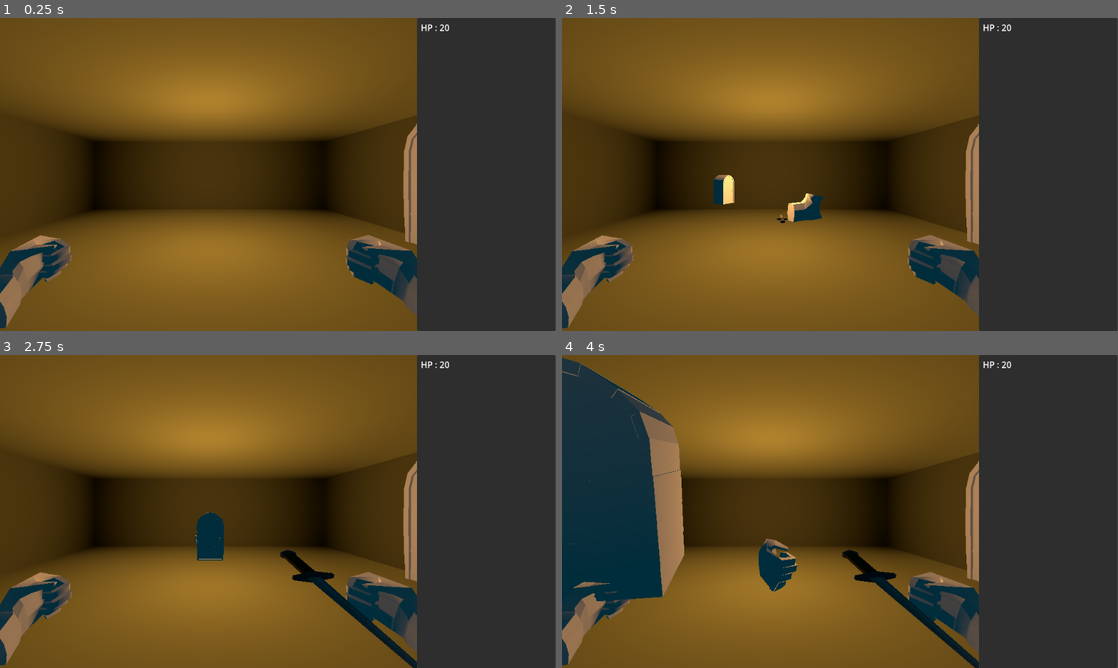
Above: before the commit, frames 1-4 (two rows, left to right).
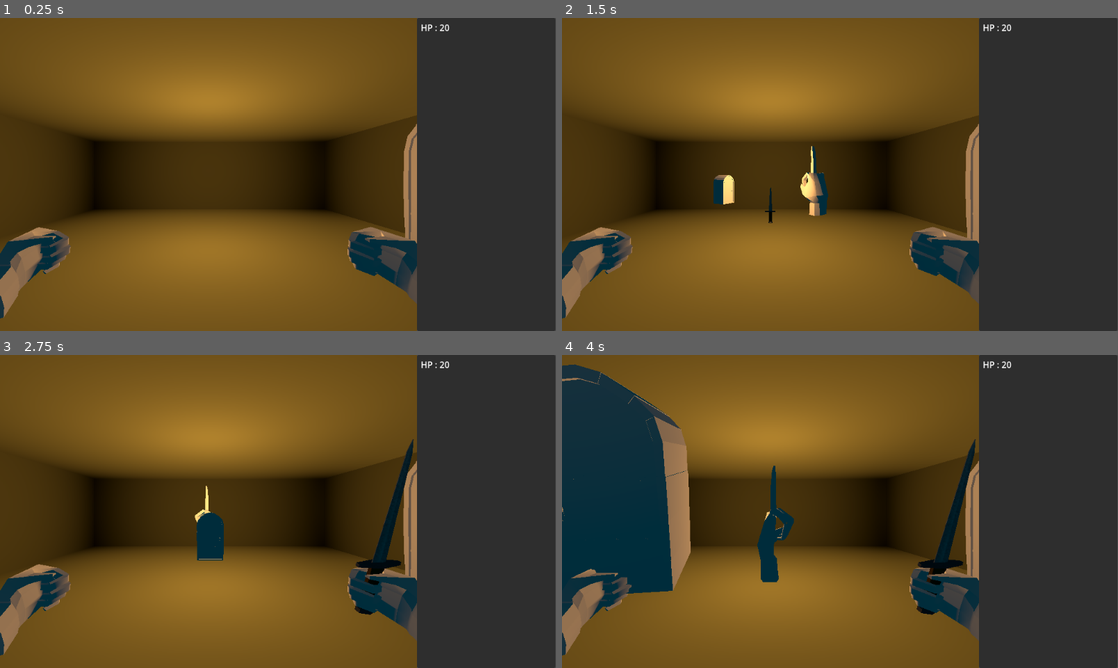
Above: after the commit, the same moments.

Repository: KoolDouds/GGJ-2025
Game: Godot game, scene res://game.tscn
Same seed, same stepped clock (60 frames per second), same inputs: the game is played once before the commit and once after it. The engine's default icon, where the game draws it, is replaced by a stand-in: a white triangle on a blue panel in a dark square.
Inputs:
- Up to frame 1 (0.25 s): no input
- Up to frame 2 (1.5 s): tap Enter at 0.5 s; hold Right (right) 0.53-1.28 s; tap Keypad 5 (center) at 0.6, 1.35 s; tap Space at 1.25 s; hold Down (back) from 1.28 s (still down)
- Up to frame 3 (2.75 s): tap Enter at 2 s; release Down (back) at 2.03 s; hold Right (right) from 2.03 s (still down); tap Keypad 5 (center) at 2.1 s
- Up to frame 4 (4 s): tap Space at 2.75 s; release Right (right) at 2.78 s; hold Up (forward) 2.78-3.53 s; tap Keypad 5 (center) at 2.85, 3.6 s; tap Enter at 3.5 s; hold Left (left) from 3.53 s (still down)

The runs differ from the first frame. In frame 1, 3.0% of the frame differs, in the area x 0-75%, y 66-100%; in frame 2, 3.9%; in frame 3, 4.8%; in frame 4, 8.0%, in the area x 0-75%, y 0-100%.

Commit message:
Dague dans la main

Diff:
--- a/Hands/hand.tscn
+++ b/Hands/hand.tscn
@@ -15,10 +15,10 @@
 hand = NodePath("../..")
 
 [node name="main_droite" parent="Visual/FlipLeftRight" instance=ExtResource("3_gqn44")]
-transform = Transform3D(0.5, 0, 0, 0, 0.5, 0, 0, 0, 0.5, 0, 0, 0)
+transform = Transform3D(0.5, 0, 0, 0, 0.5, 0, 0, 0, 0.5, 0, 0.0564318, 0)
 
 [node name="Node3D" type="Node3D" parent="Visual/FlipLeftRight/main_droite"]
-transform = Transform3D(4, 0, 0, 0, 4, 0, 0, 0, 4, 0, 0, 0)
+transform = Transform3D(4, 0, 0, 0, 4, 0, 0, 0, 4, 0.125923, -0.127074, -0.0787266)
 
 [node name="Weapon_parent" type="Node3D" parent="Visual/FlipLeftRight/main_droite/Node3D" node_paths=PackedStringArray("hand")]
 script = ExtResource("5_iyn6o")
--- a/default3.tres
+++ b/default3.tres
@@ -1,7 +1,7 @@
 [gd_resource type="Resource" script_class="Weapon" load_steps=4 format=3 uid="uid://cmrud1nbg70jf"]
 
 [ext_resource type="Script" path="res://DungeonCrawling/ItemFunction.gd" id="1_nvvma"]
-[ext_resource type="PackedScene" uid="uid://gre8hxj1vc0d" path="res://Hands/main_droite.tscn" id="2_uu4l6"]
+[ext_resource type="PackedScene" uid="uid://ff3w6s5ps27x" path="res://main_objet.tscn" id="2_8p66k"]
 [ext_resource type="Script" path="res://Script/weapon.gd" id="3_doa4l"]
 
 [resource]
@@ -10,4 +10,4 @@
 post_time = 0.5
 dmg = 1
 functions = Array[ExtResource("1_nvvma")]([])
-gfx = ExtResource("2_uu4l6")
+gfx = ExtResource("2_8p66k")
--- a/enemy_proto.tscn
+++ b/enemy_proto.tscn
@@ -1,8 +1,7 @@
-[gd_scene load_steps=12 format=3 uid="uid://bgegxif48dnon"]
+[gd_scene load_steps=11 format=3 uid="uid://bgegxif48dnon"]
 
 [ext_resource type="Script" path="res://Script/enemy_temp.gd" id="1_ewqse"]
 [ext_resource type="Script" path="res://Script/enemy_move.gd" id="2_k51y0"]
-[ext_resource type="Texture2D" uid="uid://by43uhq0gphgl" path="res://icon.svg" id="3_3khsl"]
 [ext_resource type="PackedScene" uid="uid://bflwy5ews24vm" path="res://tete_de_pique.fbx" id="4_e5w3k"]
 
 [sub_resource type="Resource" id="Resource_pl6fo"]
@@ -28,48 +27,12 @@
 
 [sub_resource type="Animation" id="Animation_qso0t"]
 length = 0.001
-tracks/0/type = "value"
-tracks/0/imported = false
-tracks/0/enabled = true
-tracks/0/path = NodePath("Sprite3D:position")
-tracks/0/interp = 1
-tracks/0/loop_wrap = true
-tracks/0/keys = {
-"times": PackedFloat32Array(0),
-"transitions": PackedFloat32Array(1),
-"update": 0,
-"values": [Vector3(0, 0, 0)]
-}
 
 [sub_resource type="Animation" id="Animation_g21cd"]
 resource_name = "attack_left"
-tracks/0/type = "value"
-tracks/0/imported = false
-tracks/0/enabled = true
-tracks/0/path = NodePath("Sprite3D:position")
-tracks/0/interp = 1
-tracks/0/loop_wrap = true
-tracks/0/keys = {
-"times": PackedFloat32Array(0, 0.5, 1),
-"transitions": PackedFloat32Array(1, 1, 1),
-"update": 0,
-"values": [Vector3(0, 0, 0), Vector3(-1, 0, 0), Vector3(0, 0, 0)]
-}
 
 [sub_resource type="Animation" id="Animation_2wcij"]
 resource_name = "attack_right"
-tracks/0/type = "value"
-tracks/0/imported = false
-tracks/0/enabled = true
-tracks/0/path = NodePath("Sprite3D:position")
-tracks/0/interp = 1
-tracks/0/loop_wrap = true
-tracks/0/keys = {
-"times": PackedFloat32Array(0, 0.5, 1),
-"transitions": PackedFloat32Array(1, 1, 1),
-"update": 0,
-"values": [Vector3(0, 0, 0), Vector3(1, 0, 0), Vector3(0, 0, 0)]
-}
 
 [sub_resource type="AnimationLibrary" id="AnimationLibrary_4piqb"]
 _data = {
@@ -82,9 +45,6 @@
 script = ExtResource("1_ewqse")
 moves = Array[ExtResource("2_k51y0")]([SubResource("Resource_pl6fo"), SubResource("Resource_o42dc"), SubResource("Resource_1s5eg")])
 
-[node name="Sprite3D" type="Sprite3D" parent="."]
-texture = ExtResource("3_3khsl")
-
 [node name="HP" type="Label3D" parent="."]
 transform = Transform3D(1, 0, 0, 0, 1, 0, 0, 0, 1, 0, 0.877136, 0)
 text = "0"
Binary file changed: Art/Dague.fbx
